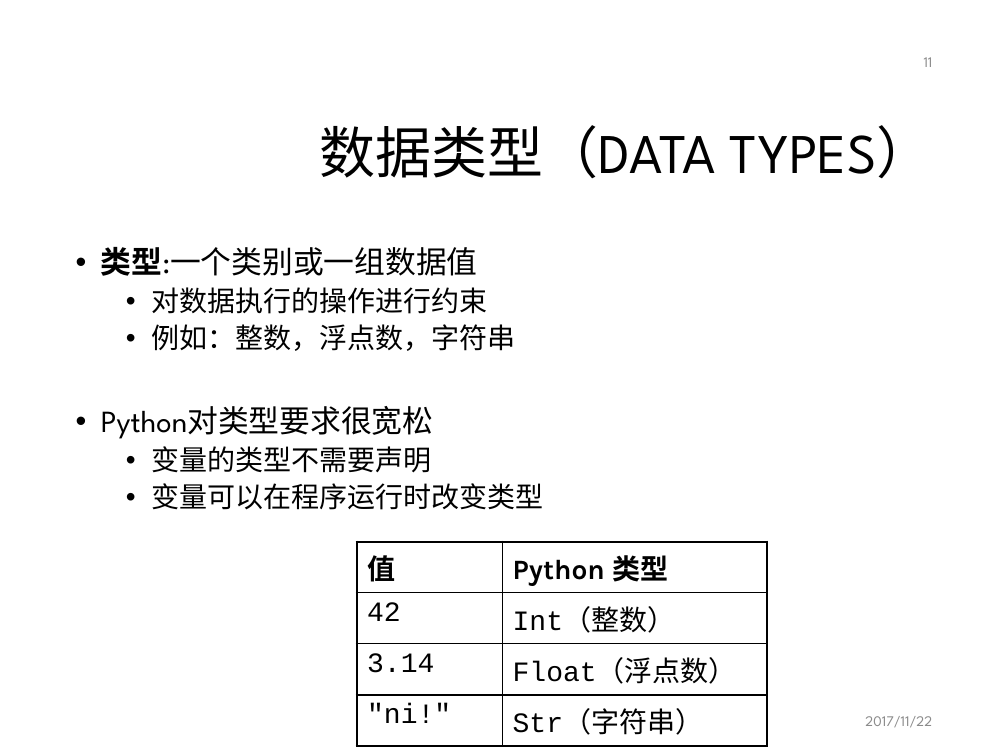
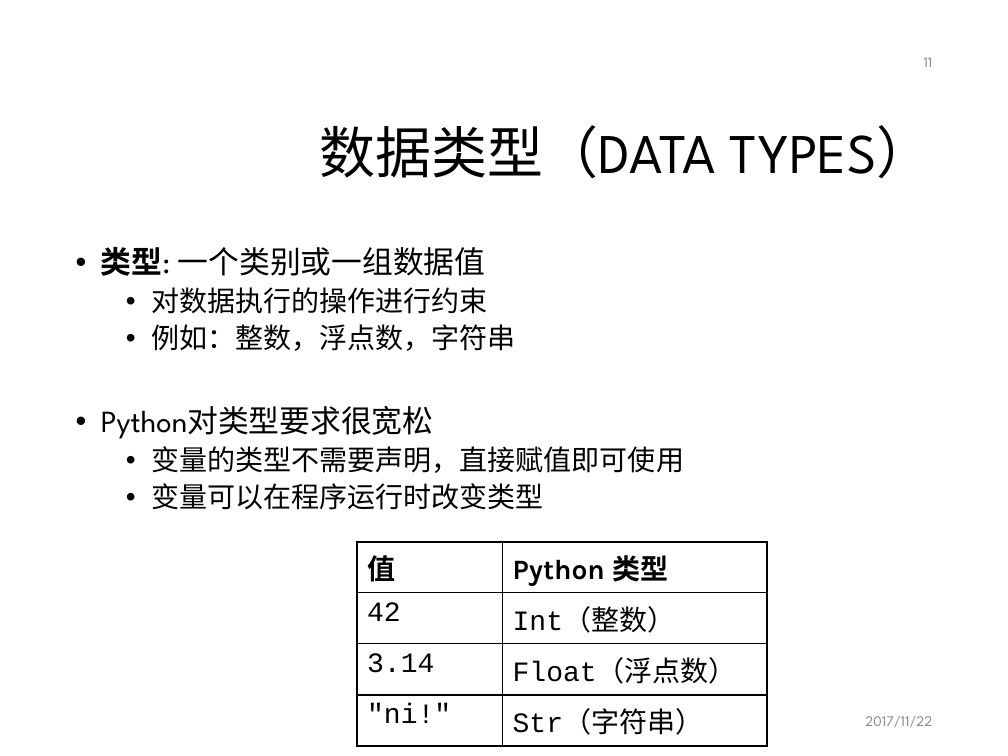
Before and after one commit to mcai/PythonTraining, a slide deck: slide 11 of intro_python_programming.pptx. Drawn at 1008x756 pixels with LibreOffice and Linux fonts; fonts in the diff are those of the drawing; background and template pictures are left out. Boxes give left, top, right and bottom in pixels: in the first picture for what was removed or moved away, otherwise in the second. Text is boxed around its words. In the diff, an @@ line names an element or a change of style, - is before the commit and + after.

```diff
--- a/intro_python_programming.pptx
+++ b/intro_python_programming.pptx
@@ text at [101, 247, 485, 276]: spaces changed @@
-• 类型:一个类别或一组数据值
+• 类型: 一个类别或一组数据值
@@ text at [151, 446, 684, 473]: text changed @@
-  • 变量的类型不需要声明
+  • 变量的类型不需要声明，直接赋值即可使用
```
Also in this commit, not shown: 11 other slides changed, 4 slides added.
